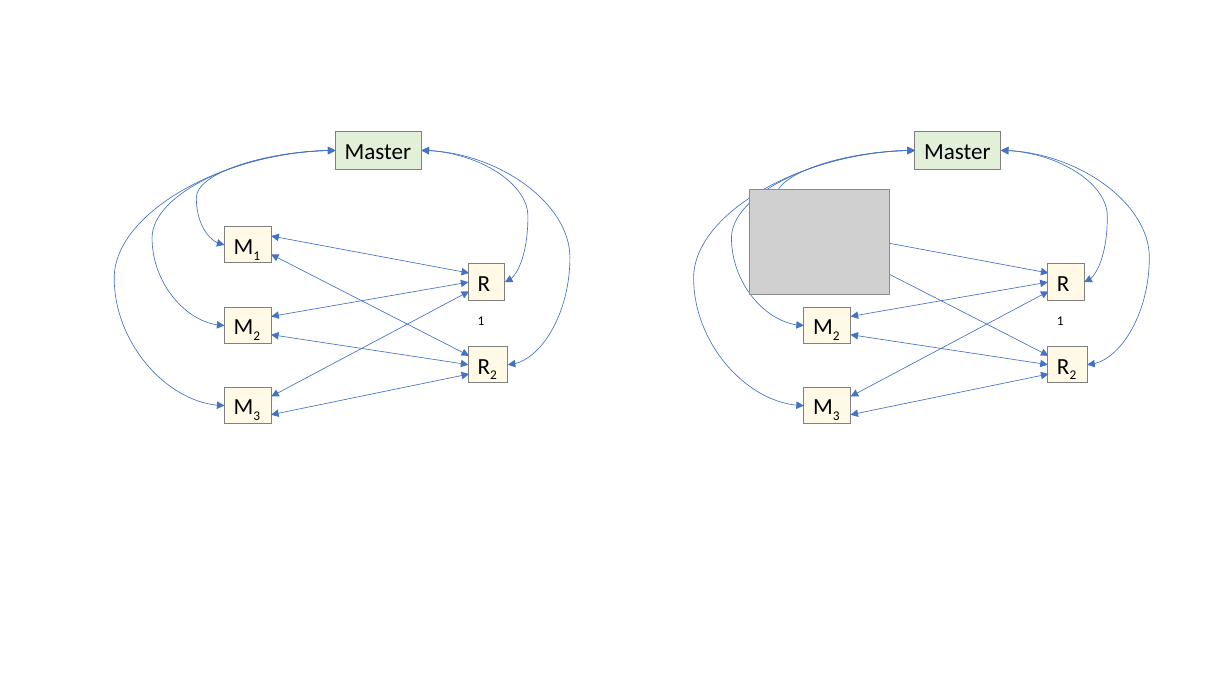
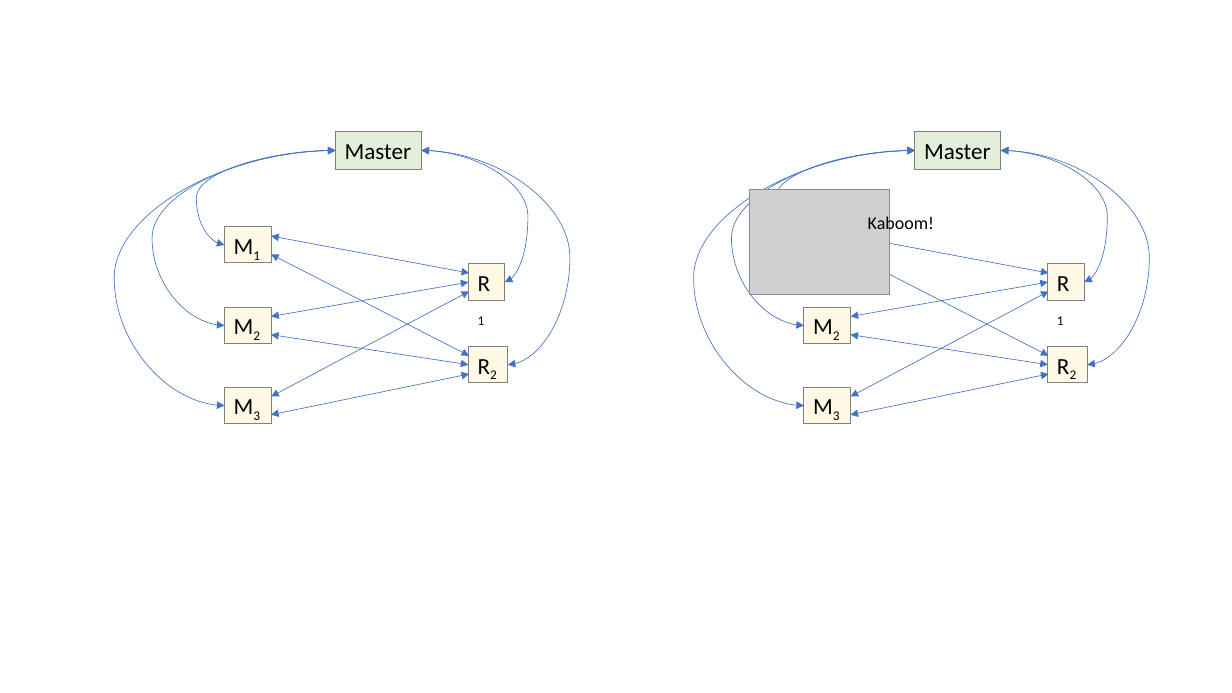
Before and after one commit to ChrisWhealy/DistributedSystemNotes, a slide deck: slide 132 of img/Diagrams.pptx. Drawn at 1232x693 pixels with LibreOffice and Linux fonts; fonts in the diff are those of the drawing; grey boxes stand for pictures. Boxes give left, top, right and bottom in pixels: in the first picture for what was removed or moved away, otherwise in the second. Text is boxed around its words. In the diff, an @@ line names an element or a change of style, - is before the commit and + after.

```diff
--- a/img/Diagrams.pptx
+++ b/img/Diagrams.pptx
@@ text added at [868, 214, 934, 234], 14 pt, text #000000 @@
+Kaboom!
```
Also in this commit, not shown: 1 other slide changed, 1 other file.
